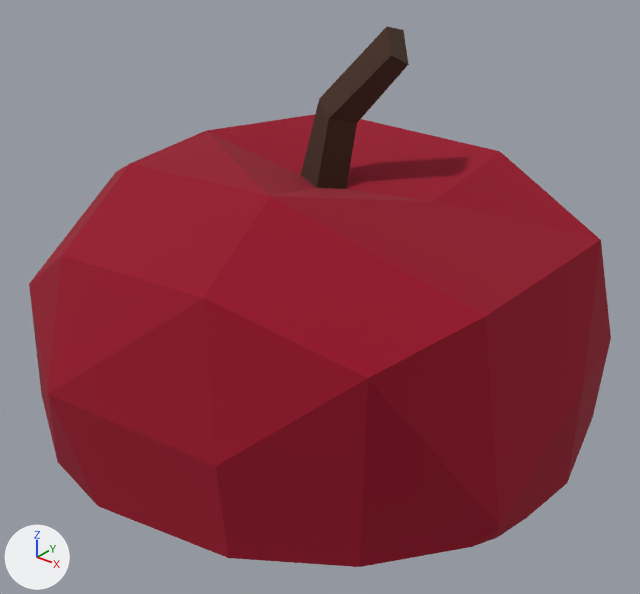
A saved change to the OBJ model models/fruits/apple_top.obj.
Rendered twice from a 50 mm camera at (1.334, -1.723, 1.272) aimed at (0.019, -0.079, 0.253). The axes (+X, +Y, +Z) are drawn at lower left. The lights are the same throughout. Where no turn or scale is listed for an object, it has been applied to the vertices.

Before the edit, the objects in view are built like this:
```python
mat_apple_red = principled_material('apple_red')
mat_apple_red.base_color = (0.303, 0.0, 0.0184)  # red #950025
mat_apple_red.roughness = 1.0
me_apple_top = bpy.data.meshes.new('apple_top')
me_apple_top.from_pydata(...)  # 59 vertices, 60 faces; spans x -0.8..0.73, y -0.77..0.75, z -0.05..0.94
# faces by material slot: [51, 9]
me_apple_top.materials.append(mat_apple_red)  # red #950025
me_apple_top.materials.append(mat_brown)  # brown #462d21
ob_apple_top = bpy.data.objects.new('apple_top', me_apple_top)
ob_apple_top.location = (0.0, 0.0, 0.0)
```
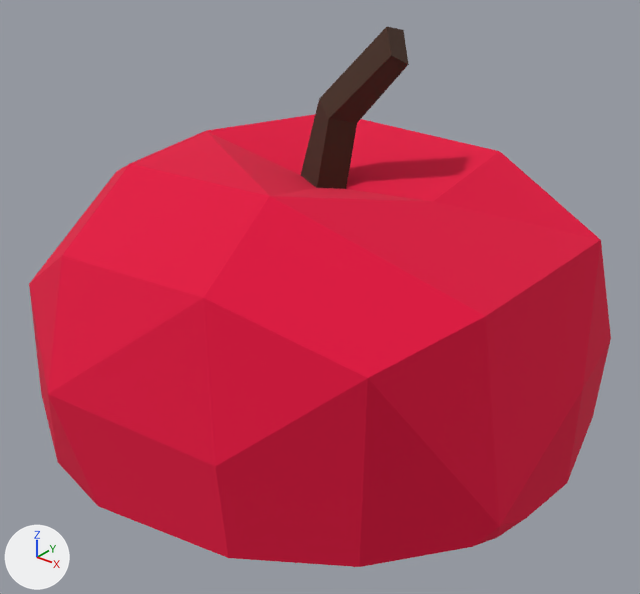
Boxes [x1, y1, x2, y2] around the edits, measured in the pictures (640 x 594 px):
'apple_top', recoloured: [29, 77, 611, 567] in both

What the commit changed:
Material 'apple_red' (mat_apple_red) changes colour from red #960025 to pink #e3003d; in linear values from (0.303, 0.0, 0.0184) to (0.769, 0.0, 0.0467).
